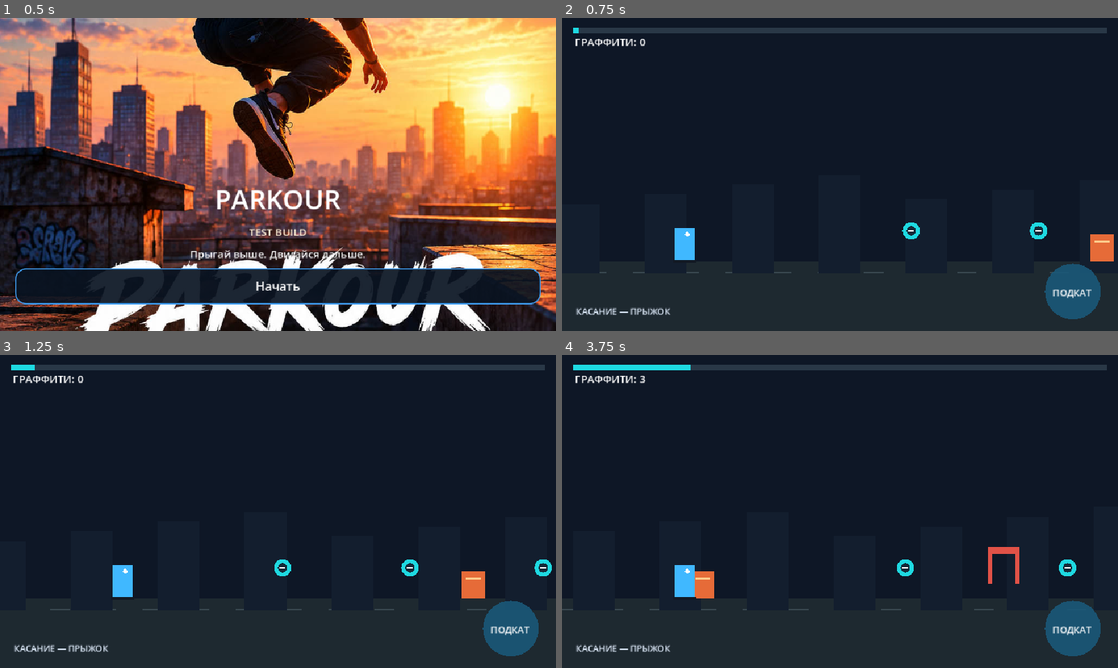
Above: before the commit, frames 1-4 (two rows, left to right).
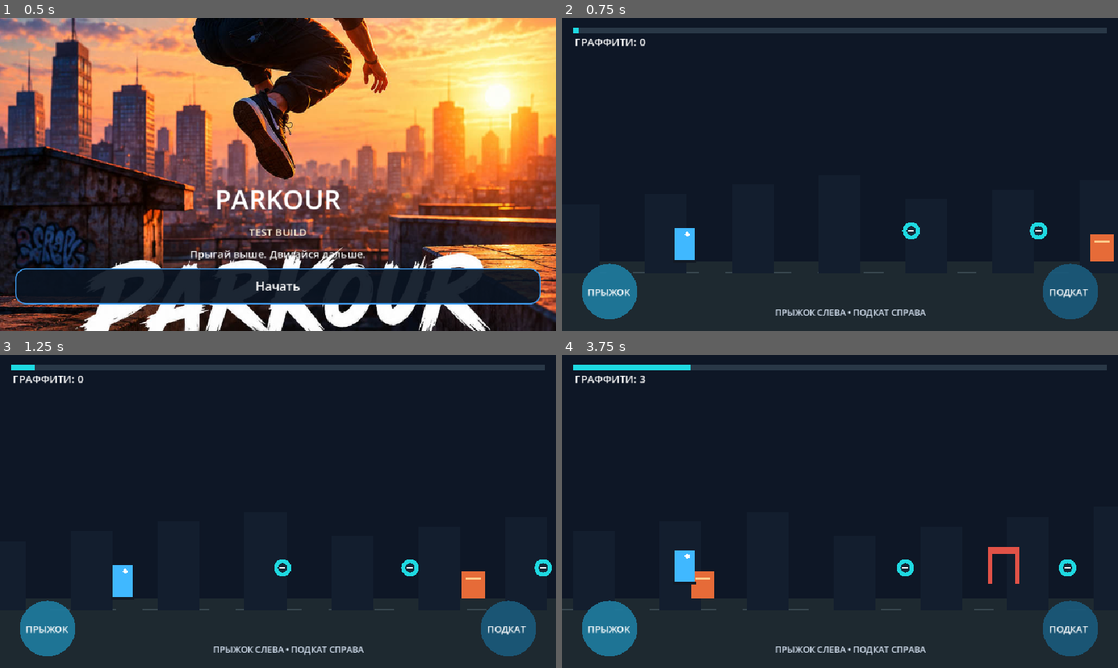
Above: after the commit, the same moments.

Repository: starden-opsv/Parkour
Game: Godot game, scene res://main.tscn
Same seed, same stepped clock (60 frames per second), same inputs: the game is played once before the commit and once after it.
Inputs (mouse positions are in pixels of both pictures, inside the frame that each line leads up to):
- Up to frame 1 (0.5 s): no input
- Up to frame 2 (0.75 s): click "Начать" at 0.5 s
- Up to frame 3 (1.25 s): no input
- Up to frame 4 (3.75 s): tap Enter at 1.25, 2.1, 3.6 s; move the mouse to (962, 495) at 1.27 s; hold Up 1.28-2.03 s; tap R at 1.35, 2.85 s; click (962, 495) at 1.42 s; tap Space at 1.52, 2.27 s; move the mouse to (728, 527) at 2.02 s; hold Down 2.03-2.78 s; move the mouse to (895, 442) at 2.77 s; hold Up from 2.78 s (still down); move the mouse to (812, 574) at 3.52 s; click (812, 574) at 3.67 s

Frame 1 is identical in both runs. In frame 2, 2.2% of the frame differs, in the area x 2-97%, y 78-97%; in frame 3, 2.2%; in frame 4, 2.6%, in the area x 2-97%, y 62-97%.

Commit message:
Make touch controls explicit and show restart prompt after failure

Diff:
--- a/level_1.gd
+++ b/level_1.gd
@@ -117,7 +117,8 @@
 			total += 1
 	return total
 
-func _unhandled_input(event: InputEvent) -> void:
+func _input(event: InputEvent) -> void:
+	# Handle touch directly so UI/control propagation cannot swallow the tap.
 	if event is InputEventScreenTouch and event.pressed:
 		_handle_press(event.position)
 	elif event is InputEventMouseButton and event.pressed and event.button_index == MOUSE_BUTTON_LEFT:
@@ -133,8 +134,10 @@
 func _handle_press(position: Vector2) -> void:
 	if ended:
 		get_tree().reload_current_scene()
-	elif position.x > size.x * 0.68 and position.y > size.y * 0.62:
+	elif position.y >= size.y * 0.62 and position.x >= size.x * 0.58:
 		slide_requested = true
+	elif position.y >= size.y * 0.62 and position.x <= size.x * 0.42:
+		jump_requested = true
 	else:
 		jump_requested = true
 
@@ -183,9 +186,11 @@
 	draw_rect(Rect2(18, 18, w - 36, 8), Color(0.16, 0.22, 0.28))
 	draw_rect(Rect2(18, 18, (w - 36) * clampf(world_x / LEVEL_LENGTH, 0.0, 1.0), 8), Color(0.12, 0.85, 0.88))
 	draw_string(ThemeDB.fallback_font, Vector2(22, 48), "ГРАФФИТИ: %d" % _collected_count(), HORIZONTAL_ALIGNMENT_LEFT, -1, 18, Color.WHITE)
-	draw_circle(Vector2(w - 78, h - 68), 48, Color(0.1, 0.35, 0.48, 0.88))
-	draw_string(ThemeDB.fallback_font, Vector2(w - 113, h - 60), "ПОДКАТ", HORIZONTAL_ALIGNMENT_LEFT, -1, 16, Color.WHITE)
-	draw_string(ThemeDB.fallback_font, Vector2(24, h - 28), "КАСАНИЕ — ПРЫЖОК", HORIZONTAL_ALIGNMENT_LEFT, -1, 15, Color(0.85, 0.9, 0.96))
+	draw_circle(Vector2(82, h - 68), 48, Color(0.12, 0.48, 0.62, 0.92))
+	draw_string(ThemeDB.fallback_font, Vector2(44, h - 61), "ПРЫЖОК", HORIZONTAL_ALIGNMENT_LEFT, -1, 16, Color.WHITE)
+	draw_circle(Vector2(w - 82, h - 68), 48, Color(0.1, 0.35, 0.48, 0.92))
+	draw_string(ThemeDB.fallback_font, Vector2(w - 119, h - 61), "ПОДКАТ", HORIZONTAL_ALIGNMENT_LEFT, -1, 16, Color.WHITE)
+	draw_string(ThemeDB.fallback_font, Vector2(w * 0.5 - 112, h - 26), "ПРЫЖОК СЛЕВА • ПОДКАТ СПРАВА", HORIZONTAL_ALIGNMENT_LEFT, -1, 15, Color(0.85, 0.9, 0.96))
 	if ended:
 		_draw_result()
 
@@ -207,5 +212,10 @@
 				var point := center + Vector2(cos(angle) * 92.0, sin(angle) * 48.0) * scale_factor
 				draw_line(center, point, result_color, 13.0)
 			draw_string(ThemeDB.fallback_font, Vector2(w * 0.36, h * 0.46), "TAG!", HORIZONTAL_ALIGNMENT_LEFT, -1, 48, result_color)
-	draw_string(ThemeDB.fallback_font, Vector2(24, h * 0.82), result_text, HORIZONTAL_ALIGNMENT_CENTER, w - 48, 24, result_color)
-	draw_string(ThemeDB.fallback_font, Vector2(24, h * 0.9), "Собрано: %d   •   Нажми, чтобы повторить" % _collected_count(), HORIZONTAL_ALIGNMENT_CENTER, w - 48, 16, Color.WHITE)
+	var heading := result_text
+	if not painting:
+		draw_string(ThemeDB.fallback_font, Vector2(24, h * 0.66), heading, HORIZONTAL_ALIGNMENT_CENTER, w - 48, 32, result_color)
+		draw_string(ThemeDB.fallback_font, Vector2(24, h * 0.76), "Попробуй ещё раз", HORIZONTAL_ALIGNMENT_CENTER, w - 48, 24, Color.WHITE)
+	else:
+		draw_string(ThemeDB.fallback_font, Vector2(24, h * 0.78), heading, HORIZONTAL_ALIGNMENT_CENTER, w - 48, 24, result_color)
+	draw_string(ThemeDB.fallback_font, Vector2(24, h * 0.9), "Собрано: %d   •   НАЖМИ, ЧТОБЫ НАЧАТЬ ЗАНОВО" % _collected_count(), HORIZONTAL_ALIGNMENT_CENTER, w - 48, 16, Color.WHITE)
